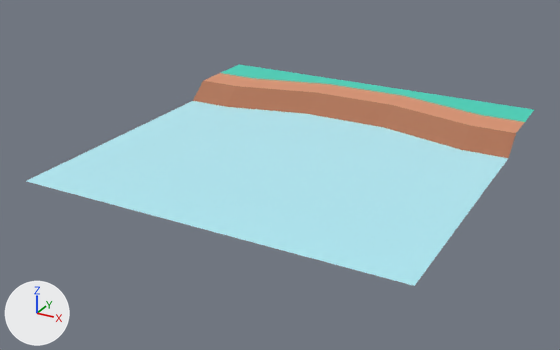
One commit to the glTF model packs/nature-kit/ground-riverside.glb: the scene before it, then after it.
Rendered twice from a camera (50 mm lens) standing at (0.884, -1.723, 0.678) and looking at (-0.032, -0.057, -0.154). Every picture has the same lights, and +X, +Y and +Z are marked at lower left. The first picture is the older version. Where no turn or scale is listed for an object, it has been applied to the vertices.

In view in the first picture: 'ground_riverSide'.
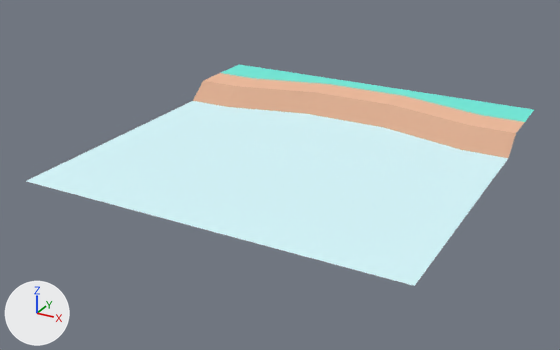
Changed parts and their boxes (x1, y1, x2, y2) in the pictures (560 x 350 px):
'ground_riverSide', surface changed (cyan to beige)
    both: (26, 64, 534, 286)

Diff of the bpy script that builds the scene:
```diff
--- a/packs/nature-kit/ground-riverside.glb.py
+++ b/packs/nature-kit/ground-riverside.glb.py
@@ mat_dirt @@
 mat_dirt.base_color = (0.886, 0.514, 0.341)  # beige #f2be9e
-mat_dirt.metallic = 1.0
 mat_dirt.roughness = 1.0
@@ mat_dirtdark @@
 mat_dirtdark.base_color = (0.71, 0.408, 0.271)  # beige #dbab8e
-mat_dirtdark.metallic = 1.0
 mat_dirtdark.roughness = 1.0
@@ mat_grass @@
 mat_grass.base_color = (0.173, 0.847, 0.722)  # cyan #73eddd
-mat_grass.metallic = 1.0
 mat_grass.roughness = 1.0
@@ mat_water @@
 mat_water.base_color = (0.69, 0.957, 1.0)  # pale blue #d8faff
-mat_water.metallic = 1.0
 mat_water.roughness = 1.0
@@ ob_tmpparent @@
-ob_tmpparent = bpy.data.objects.new('tmpParent', None)
-ob_tmpparent.location = (0.0, 0.0, 0.0)
```
